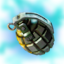
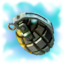
Two versions of the same layered image (64×64). Layer-by-layer changes:
painted on "stasis_impact_effect.png" over [0, 0, 64, 64]
